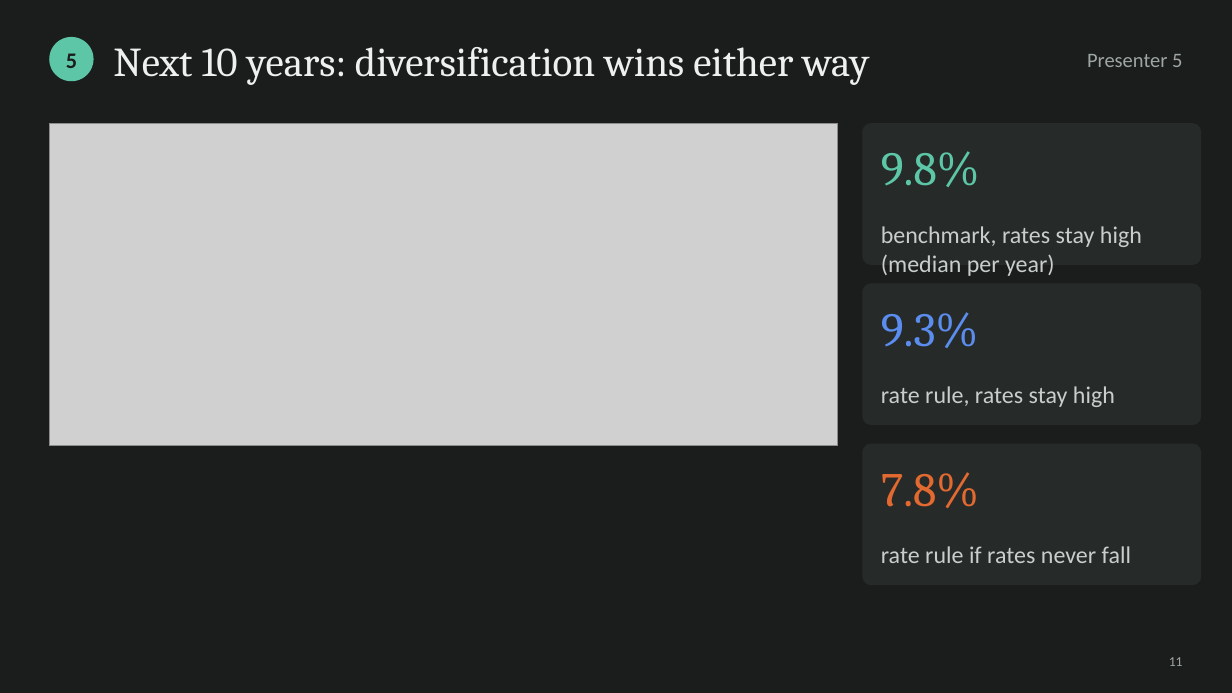
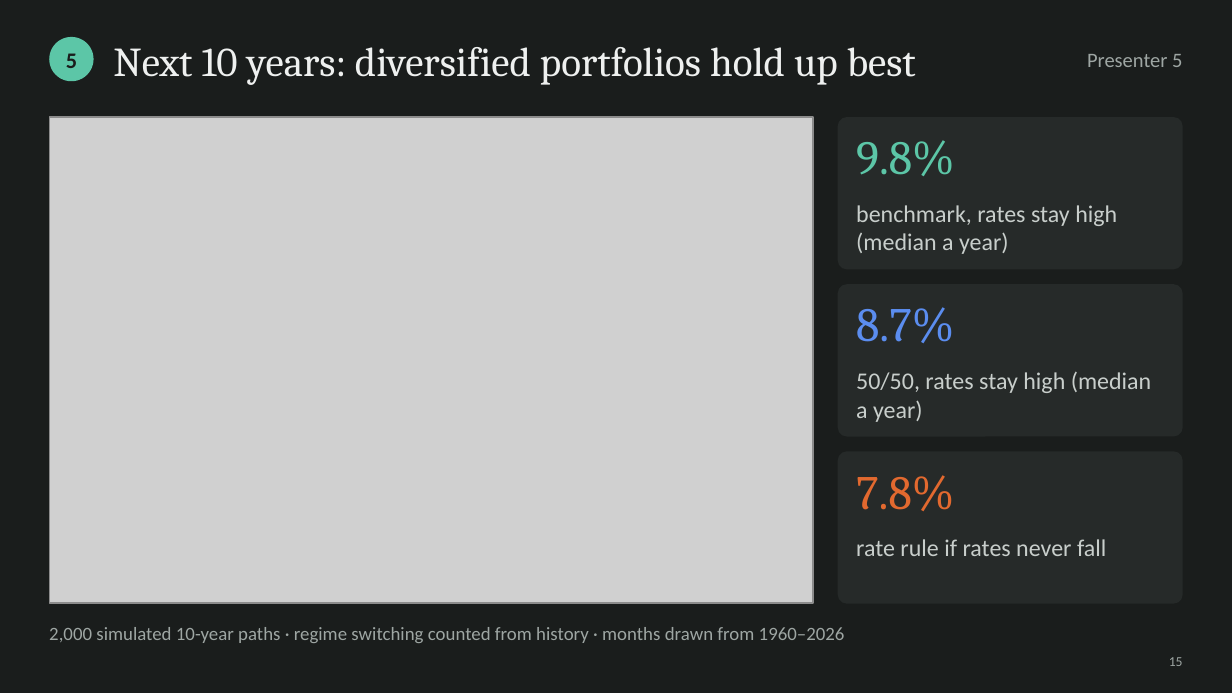
Before and after one commit to cyee02/MQF, a slide deck: slide 15 of QF600/Final Assignment/04 - Presentation Slides Group 6.pptx (slide 11 before the commit). Drawn at 1232x693 pixels with LibreOffice and Linux fonts; fonts in the diff are those of the drawing; grey boxes stand for pictures. Boxes give left, top, right and bottom in pixels: in the first picture for what was removed or moved away, otherwise in the second. Text is boxed around its words. In the diff, an @@ line names an element or a change of style, - is before the commit and + after.

```diff
--- a/QF600/Final Assignment/04 - Presentation Slides Group 6.pptx
+++ b/QF600/Final Assignment/04 - Presentation Slides Group 6.pptx
@@ text at <box>113,47,916,85</box>: text changed @@
-Next 10 years: diversification wins either way
+Next 10 years: diversified portfolios hold up best
@@ picture: place and size @@
-picture at <box>49,123,838,446</box>
+picture at <box>49,117,813,604</box>
@@ rounded rectangle: place and size @@
-rounded rectangle at <box>862,123,1201,265</box>
+rounded rectangle at <box>838,117,1183,270</box>
@@ text "9.8%": place and size @@
-text "9.8%" at <box>881,151,980,187</box>
+text "9.8%" at <box>856,140,955,176</box>
@@ text at <box>856,205,1117,254</box>: text changed @@
-benchmark, rates stay high (median per year)
+benchmark, rates stay high (median a year)
@@ rounded rectangle: place and size @@
-rounded rectangle at <box>862,283,1201,425</box>
+rounded rectangle at <box>838,285,1183,437</box>
@@ text at <box>856,307,954,343</box>: text changed @@
-9.3%
+8.7%
@@ text at <box>856,372,1152,422</box>: text changed @@
-rate rule, rates stay high
+50/50, rates stay high (median a year)
@@ rounded rectangle: place and size @@
-rounded rectangle at <box>862,444,1201,585</box>
+rounded rectangle at <box>838,451,1183,604</box>
@@ text "7.8%": place and size @@
-text "7.8%" at <box>881,472,979,508</box>
+text "7.8%" at <box>856,475,954,511</box>
@@ text "rate rule if rates never ...": place and size @@
-text "rate rule if rates never ..." at <box>881,546,1131,563</box>
+text "rate rule if rates never ..." at <box>856,539,1106,556</box>
@@ text added at <box>49,627,845,643</box>, 11 pt, text #9EA6A3 @@
+2,000 simulated 10-year paths · regime switching counted from history · months drawn from 1960–2026
@@ text at <box>1169,657,1183,666</box>: text changed @@
-11
+15
```
Also in this commit, not shown: 11 other slides changed, 7 slides added, 2 slides removed, 34 other files.
